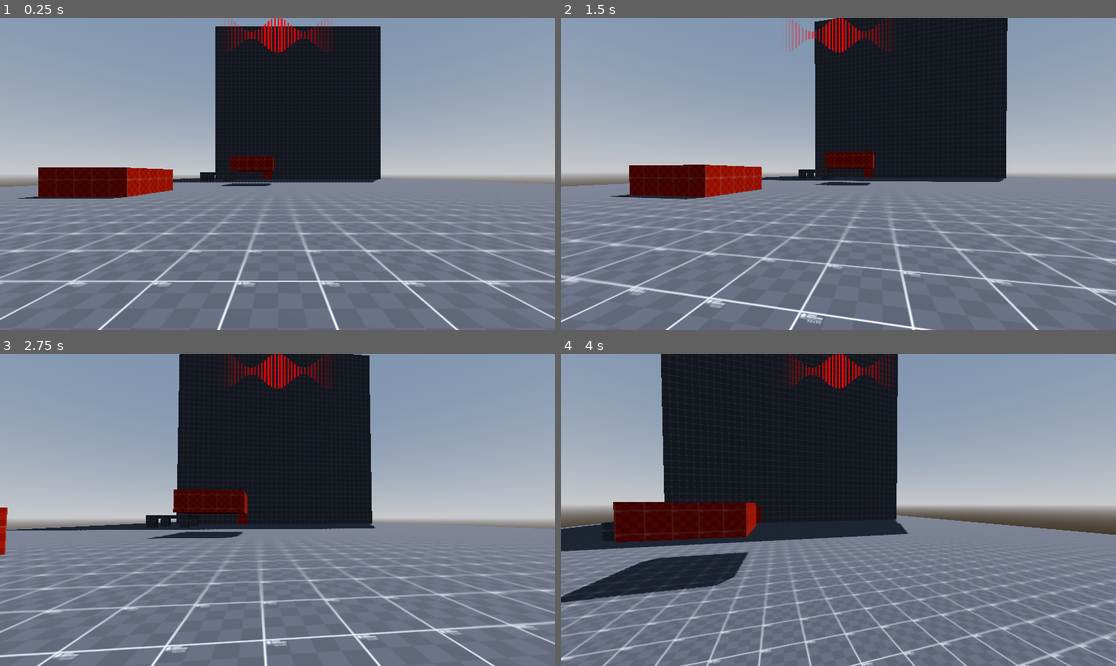
Above: before the commit, frames 1-4 (two rows, left to right).
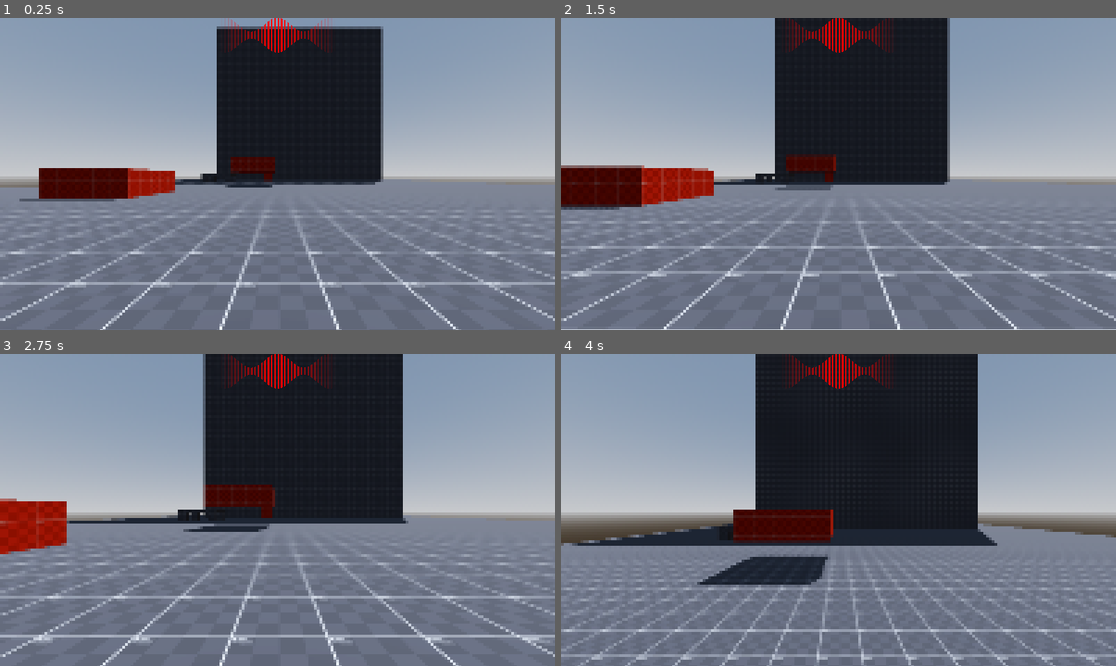
Above: after the commit, the same moments.

Repository: WasteIy/GameOff2025
Game: Godot game, scene res://Scenes/Levels/test_level.tscn
Two runs of this game, one before a commit and one after it. Both use one fixed random seed, a clock stepped at 60 frames per second and the inputs below.
Inputs (mouse positions are in pixels of both pictures, inside the frame that each line leads up to):
- Up to frame 1 (0.25 s): no input
- Up to frame 2 (1.5 s): tap Enter at 0.5 s; move the mouse to (866, 174) at 0.52 s; hold Shift (sprint) 0.53-1.28 s; hold W (move_forward) from 0.53 s (still down); click (866, 174) at 0.67 s; tap Space (jump) at 0.77 s; move the mouse to (810, 174) at 1.27 s; tap Shift (sprint) at 1.35 s
- Up to frame 3 (2.75 s): keep holding W (move_forward); tap Space (jump) at 1.52 s; move the mouse to (288, 503) at 2.02 s; hold Shift (sprint) from 2.03 s (still down)
- Up to frame 4 (4 s): keep holding W (move_forward); move the mouse to (832, 516) at 2.77 s; release Shift (sprint) at 2.78 s; tap Shift (sprint) at 2.85 s; click (832, 516) at 2.92 s; tap Space (jump) at 3.02, 3.77 s; move the mouse to (877, 513) at 3.52 s; hold Shift (sprint) from 3.53 s (still down)

The runs differ from the first frame. In frame 1, 6.4% of the frame differs, in the area x 0-100%, y 2-100%; in frame 2, 22%; in frame 3, 19%; in frame 4, 36%, in the area x 0-100%, y 0-100%.

Commit message:
Add pixel-art effect

Diff:
--- /dev/null
+++ b/Assets/Shaders/PixelArt.gdshader
@@ -0,0 +1,10 @@
+shader_type canvas_item;
+
+uniform sampler2D SCREEN_TEXTURE : hint_screen_texture, filter_linear_mipmap;
+uniform float pixel_size = 4.0;
+
+void fragment() {
+    vec2 resolution = vec2(textureSize(SCREEN_TEXTURE, 0));
+    vec2 pixel_uv = floor(SCREEN_UV * resolution / pixel_size) * pixel_size / resolution;
+    COLOR = texture(SCREEN_TEXTURE, pixel_uv);
+}
--- a/PLACEHOLDERS/Scenes/player_placeholder.tscn
+++ b/PLACEHOLDERS/Scenes/player_placeholder.tscn
@@ -1,45 +1,14 @@
-[gd_scene load_steps=18 format=3 uid="uid://il88e1qkncj6"]
+[gd_scene load_steps=12 format=3 uid="uid://il88e1qkncj6"]
 
 [ext_resource type="Script" uid="uid://dot0qfhx6r7xs" path="res://PLACEHOLDERS/Scripts/pScript_placeholder.gd" id="1_od16a"]
 [ext_resource type="PackedScene" uid="uid://di6avvmayn5sw" path="res://PLACEHOLDERS/blaster-d.fbx" id="2_mg8o3"]
 [ext_resource type="PackedScene" uid="uid://cjfgpiirpihg7" path="res://Scenes/UI/UI_scene.tscn" id="3_k2lhu"]
-[ext_resource type="Shader" uid="uid://cp3ukynrqpm6q" path="res://Assets/Shaders/SparkleShader.gdshader" id="3_o5hn5"]
+[ext_resource type="PackedScene" uid="uid://mpdfi0nrwue1" path="res://Assets/Particles/MuzzleFlashScene.tscn" id="3_tvm0o"]
 [ext_resource type="Script" uid="uid://7a3av5sc4s0f" path="res://Scenes/Player/Components/color_change.gd" id="4_f64hd"]
-[ext_resource type="Texture2D" uid="uid://b2dd6i2xodxtq" path="res://Assets/Shaders/MuzzleFlashTexture.png" id="4_mg8o3"]
 
 [sub_resource type="CapsuleMesh" id="CapsuleMesh_l7207"]
 
 [sub_resource type="CapsuleShape3D" id="CapsuleShape3D_oacou"]
-
-[sub_resource type="ShaderMaterial" id="ShaderMaterial_ery3i"]
-render_priority = 0
-shader = ExtResource("3_o5hn5")
-shader_parameter/mainTex = ExtResource("4_mg8o3")
-shader_parameter/cor = Color(3.2944162, 0.54292107, 0, 1)
-
-[sub_resource type="Curve" id="Curve_f64hd"]
-_data = [Vector2(0, 0.3146068), 0.0, 2.1916027, 0, 0, Vector2(1, 1), 0.0, 0.0, 0, 0]
-point_count = 2
-
-[sub_resource type="CurveTexture" id="CurveTexture_o5hn5"]
-curve = SubResource("Curve_f64hd")
-
-[sub_resource type="ParticleProcessMaterial" id="ParticleProcessMaterial_f64hd"]
-particle_flag_align_y = true
-direction = Vector3(0, 1, 0)
-spread = 70.0
-initial_velocity_min = 0.5
-initial_velocity_max = 1.0
-gravity = Vector3(0, 0, 0)
-scale_min = 0.39999998
-scale_max = 0.7
-scale_curve = SubResource("CurveTexture_o5hn5")
-hue_variation_min = -1.0
-hue_variation_max = 0.99999994
-
-[sub_resource type="QuadMesh" id="QuadMesh_o5hn5"]
-size = Vector2(0.25, 1)
-center_offset = Vector3(0, 0.2, 0)
 
 [sub_resource type="Animation" id="Animation_kpjcp"]
 resource_name = "Idle"
@@ -76,16 +45,8 @@
 [node name="blaster-d" parent="Head/Camera3D" instance=ExtResource("2_mg8o3")]
 transform = Transform3D(1, 0, 0, 0, 1, 0, 0, 0, 1, 0.37160873, -0.21746147, -0.47576427)
 
-[node name="GPUParticles3D" type="GPUParticles3D" parent="Head/Camera3D/blaster-d"]
+[node name="GPUParticles3D" parent="Head/Camera3D/blaster-d" instance=ExtResource("3_tvm0o")]
 transform = Transform3D(1, 0, 0, 0, -4.371139e-08, 1, 0, -1, -4.371139e-08, -0.014242649, 0.055680335, -0.4553818)
-material_override = SubResource("ShaderMaterial_ery3i")
-lifetime = 0.1
-explosiveness = 0.9
-randomness = 1.0
-fixed_fps = 60
-local_coords = true
-process_material = SubResource("ParticleProcessMaterial_f64hd")
-draw_pass_1 = SubResource("QuadMesh_o5hn5")
 
 [node name="AnimationPlayer" type="AnimationPlayer" parent="."]
 libraries = {
--- a/Scenes/UI/UI_scene.tscn
+++ b/Scenes/UI/UI_scene.tscn
@@ -1,9 +1,14 @@
-[gd_scene load_steps=7 format=3 uid="uid://cjfgpiirpihg7"]
+[gd_scene load_steps=9 format=3 uid="uid://cjfgpiirpihg7"]
 
 [ext_resource type="Shader" uid="uid://bic5pu4ouc3ax" path="res://Assets/Shaders/Glitch.gdshader" id="1_18t6v"]
 [ext_resource type="Shader" uid="uid://dl66atqk84612" path="res://Assets/Shaders/UI_Color.gdshader" id="1_wghih"]
 [ext_resource type="Script" uid="uid://c4qwpy6hl2iyj" path="res://Scenes/UI/UI_color_script.gd" id="2_agmrd"]
 [ext_resource type="Script" uid="uid://d3ocxmuwkjb7w" path="res://Scenes/UI/GlitchScript.gd" id="4_g87wr"]
+[ext_resource type="Shader" uid="uid://dtiue8tr36jxp" path="res://Assets/Shaders/PixelArt.gdshader" id="5_fvueq"]
+
+[sub_resource type="ShaderMaterial" id="ShaderMaterial_fvueq"]
+shader = ExtResource("5_fvueq")
+shader_parameter/pixel_size = 4.0
 
 [sub_resource type="ShaderMaterial" id="ShaderMaterial_g87wr"]
 shader = ExtResource("1_18t6v")
@@ -20,7 +25,16 @@
 
 [node name="CanvasLayer" type="CanvasLayer"]
 
+[node name="PixelEffect" type="Panel" parent="."]
+material = SubResource("ShaderMaterial_fvueq")
+anchors_preset = 15
+anchor_right = 1.0
+anchor_bottom = 1.0
+grow_horizontal = 2
+grow_vertical = 2
+
 [node name="Glitch" type="Panel" parent="."]
+visible = false
 material = SubResource("ShaderMaterial_g87wr")
 anchors_preset = 15
 anchor_right = 1.0
Not shown, added: Assets/Shaders/PixelArt.gdshader.uid
